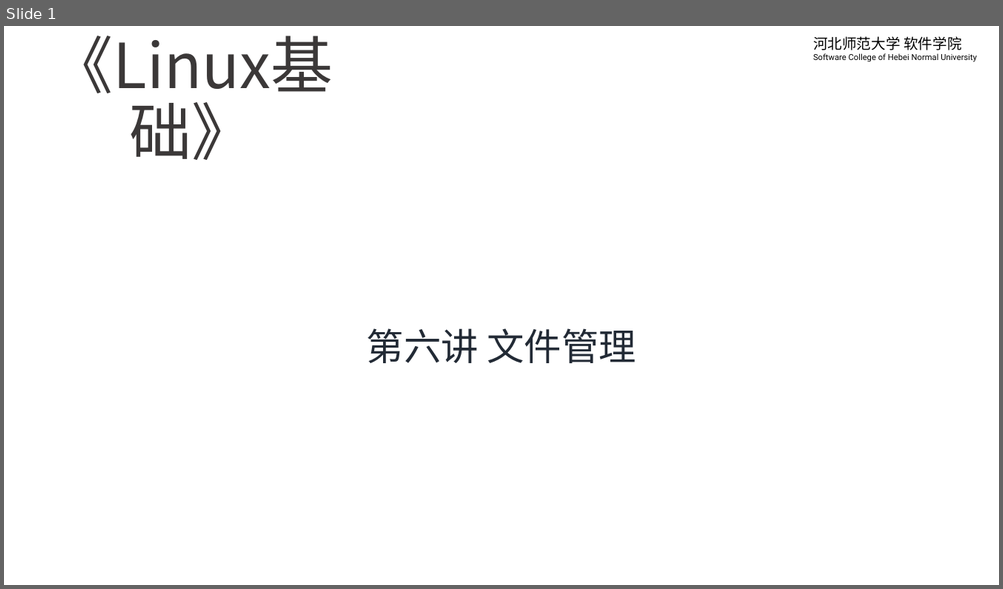
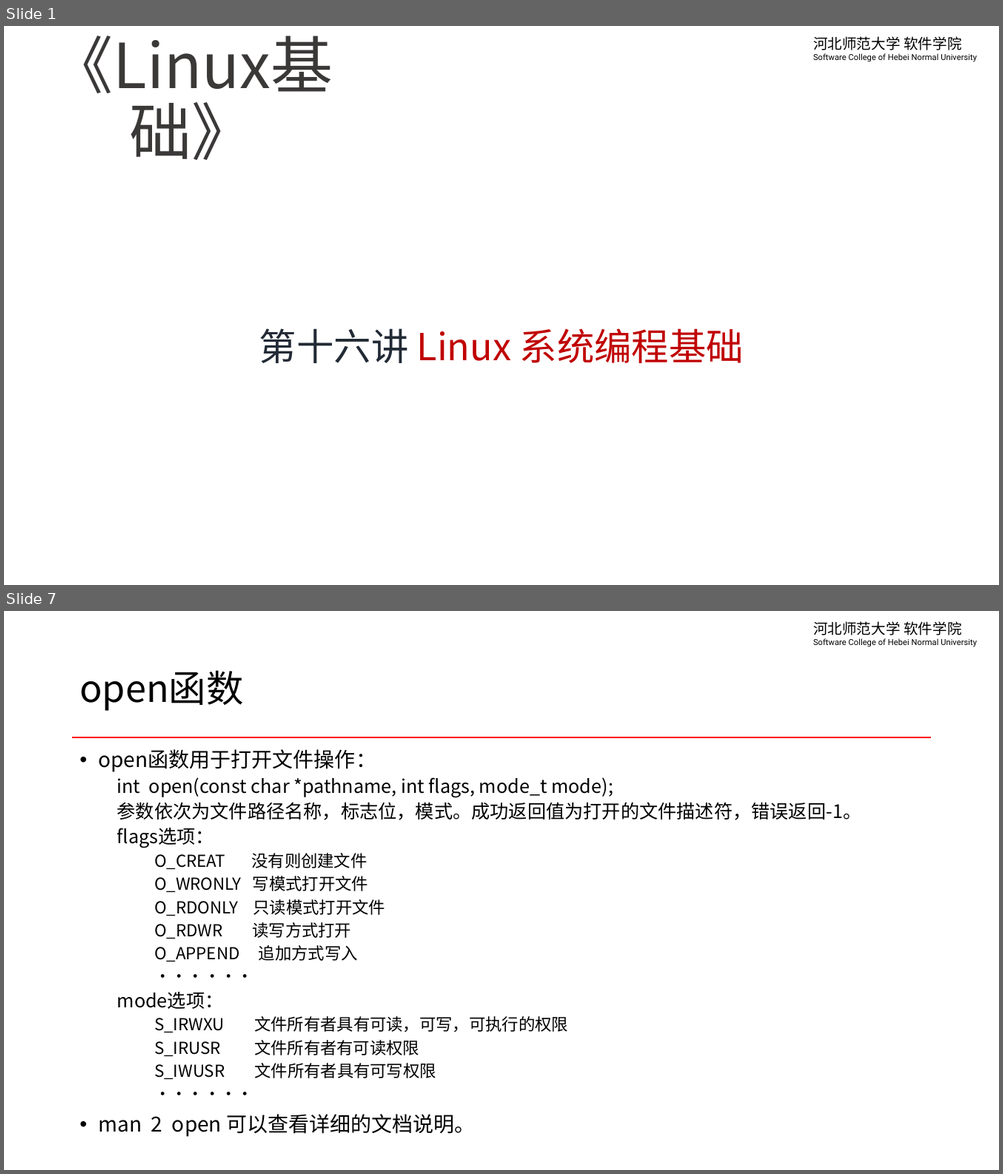
Before and after one commit to edu2act/course-linux-system, a slide deck: materials/slides/ch16-linux-system-programming.pptx. Shown one above the other, each under a label of ours: slide 1 before the commit, slides 1 and 7 after it; the slides between them are not shown. The pictures are 1003x589 and 1003x1174 pixels, drawn with LibreOffice and Linux fonts; fonts in the diff are those of the drawing; background and template pictures are left out. Boxes give left, top, right and bottom in pixels: in the first picture for what was removed or moved away, otherwise in the second. Text is boxed around its words. In the diff, an @@ line names an element or a change of style, - is before the commit and + after.

```diff
--- a/materials/slides/ch16-linux-system-programming.pptx
+++ b/materials/slides/ch16-linux-system-programming.pptx
@@ slide 7 added at (x1=4, y1=611, x2=999, y2=1170), background #FFFFFF; not listed: 1 template element that a slide beside it also shows @@
@@ title added at (x1=79, y1=670, x2=243, y2=711), 36 pt, text #000000 @@
+open函数
@@ line added from (73, 738) to (930, 738), #FF0000 1.5 pt @@
@@ text added at (x1=99, y1=749, x2=862, y2=1137), 16 pt, text #000000 @@
+• open函数用于打开文件操作：
+  int open(const char *pathname, int flags, mode_t mode);
+  参数依次为文件路径名称，标志位，模式。成功返回值为打开的文件描述符，错误返回-1。
+  flags选项：
+    O_CREAT 没有则创建文件
+    O_WRONLY 写模式打开文件
+    O_RDONLY 只读模式打开文件
+    O_RDWR 读写方式打开
+    O_APPEND 追加方式写入
+    ······
+  mode选项：
+    S_IRWXU 文件所有者具有可读，可写，可执行的权限
+    S_IRUSR 文件所有者有可读权限
+    S_IWUSR 文件所有者具有可写权限
+    ······
+• man 2 open 可以查看详细的文档说明。
@@ slide 1 changed as well @@
@@ subtitle at (x1=259, y1=329, x2=743, y2=363): text changed; text colour #222A35 to #C00000 @@
-第六讲 文件管理
+第十六讲 Linux 系统编程基础
```
Also in this commit, not shown: 4 other slides changed, 4 other slides added, 8 other files.
